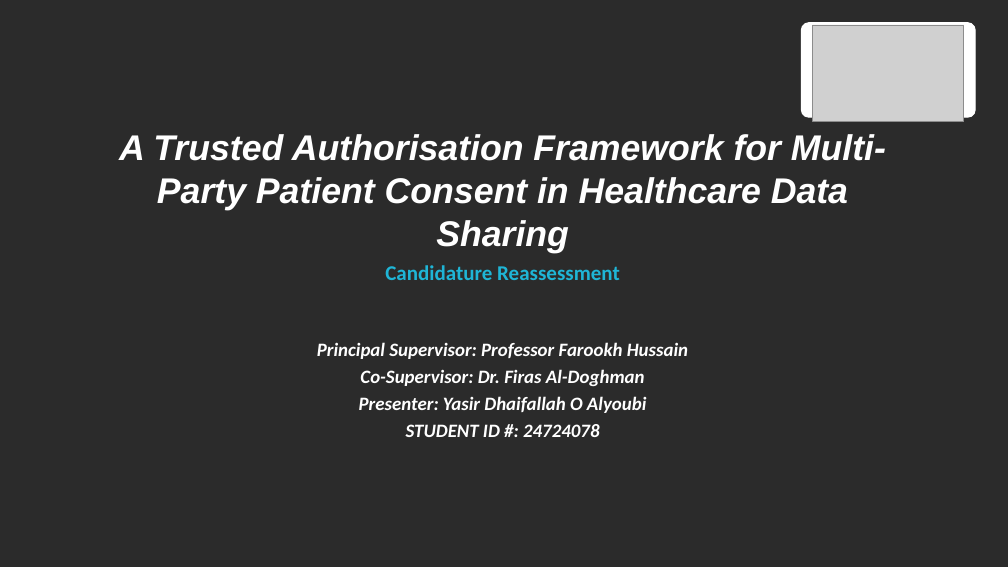
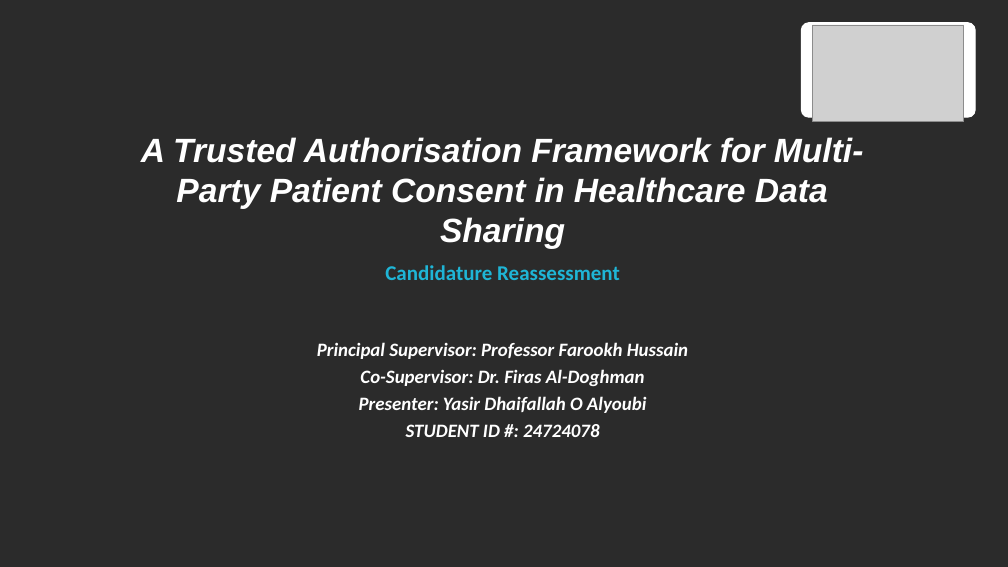
Before and after one commit to yasir12345678900/HealthRWA-Sepolia-Personal-try, a slide deck: slide 1 of docs/Yasir_Candidature_Reassessment_Slides_Simple.pptx. Drawn at 1008x567 pixels with LibreOffice and Linux fonts; fonts in the diff are those of the drawing; grey boxes stand for pictures; background and template pictures are left out; a plain dark background stands for a picture behind light text. Boxes give left, top, right and bottom in pixels: in the first picture for what was removed or moved away, otherwise in the second. Text is boxed around its words. In the diff, an @@ line names an element or a change of style, - is before the commit and + after.

```diff
--- a/docs/Yasir_Candidature_Reassessment_Slides_Simple.pptx
+++ b/docs/Yasir_Candidature_Reassessment_Slides_Simple.pptx
@@ text "A Trusted Authorisation Framework for ..." at (x1=141, y1=137, x2=863, y2=249): size 34 to 32 pt @@
```
Also in this commit, not shown: 15 other slides changed, 1 other file.
